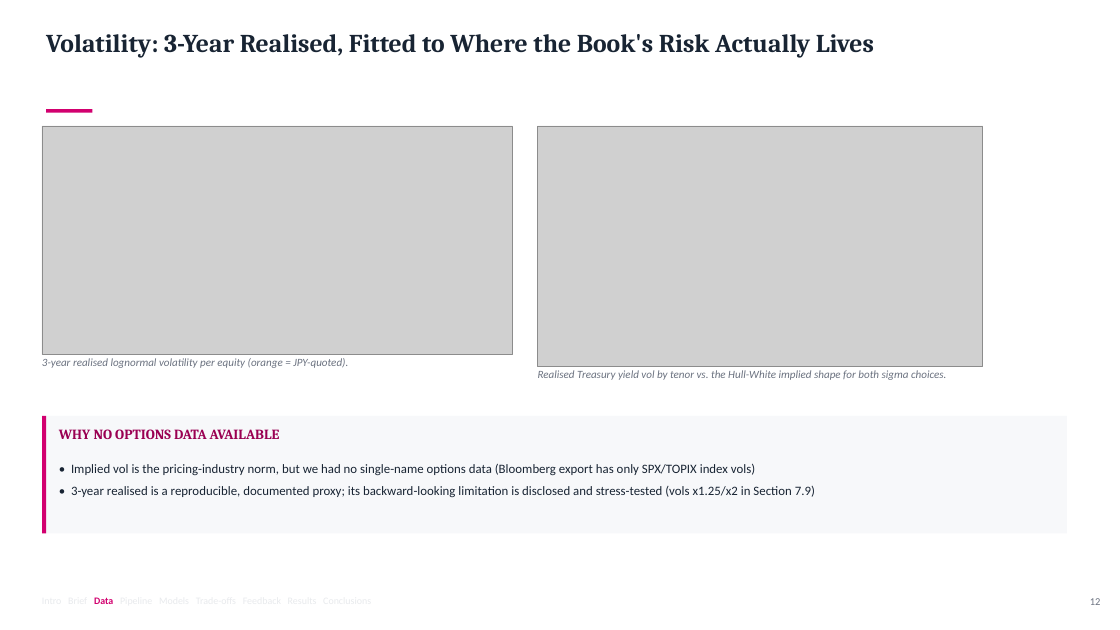
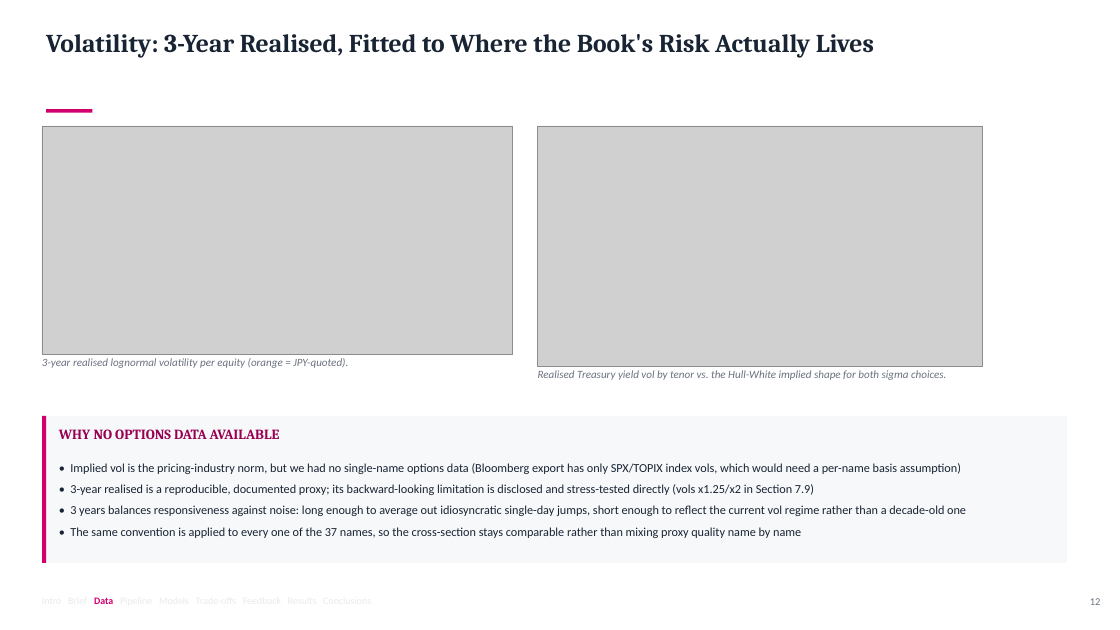
Before and after one commit to eshapandya24/capitolis-risk-engine, a slide deck: slide 12 of docs/Capitolis_CCR_Client_Final_Presentation.pptx. Drawn at 1120x630 pixels with LibreOffice and Linux fonts; fonts in the diff are those of the drawing; grey boxes stand for pictures. Boxes give left, top, right and bottom in pixels: in the first picture for what was removed or moved away, otherwise in the second. Text is boxed around its words. In the diff, an @@ line names an element or a change of style, - is before the commit and + after.

```diff
--- a/docs/Capitolis_CCR_Client_Final_Presentation.pptx
+++ b/docs/Capitolis_CCR_Client_Final_Presentation.pptx
@@ rectangle: place and size @@
-rectangle at [42, 416, 1067, 534]
+rectangle at [42, 416, 1067, 563]
@@ rectangle: place and size @@
-rectangle at [42, 416, 46, 534]
+rectangle at [42, 416, 46, 563]
@@ text at [70, 463, 966, 538]: text changed; size 11 to 10.5 pt @@
-• Implied vol is the pricing-industry norm, but we had no single-name options data (Bloomberg export has only SPX/TOPIX index vols)
-• 3-year realised is a reproducible, documented proxy; its backward-looking limitation is disclosed and stress-tested (vols x1.25/x2 in Section 7.9)
+• Implied vol is the pricing-industry norm, but we had no single-name options data (Bloomberg export has only SPX/TOPIX index vols, which would need a per-name basis assumption)
+• 3-year realised is a reproducible, documented proxy; its backward-looking limitation is disclosed and stress-tested directly (vols x1.25/x2 in Section 7.9)
+• 3 years balances responsiveness against noise: long enough to average out idiosyncratic single-day jumps, short enough to reflect the current vol regime rather than a decade-old one
+• The same convention is applied to every one of the 37 names, so the cross-section stays comparable rather than mixing proxy quality name by name
```
Also in this commit, not shown: 11 other slides changed, 1 other file.
